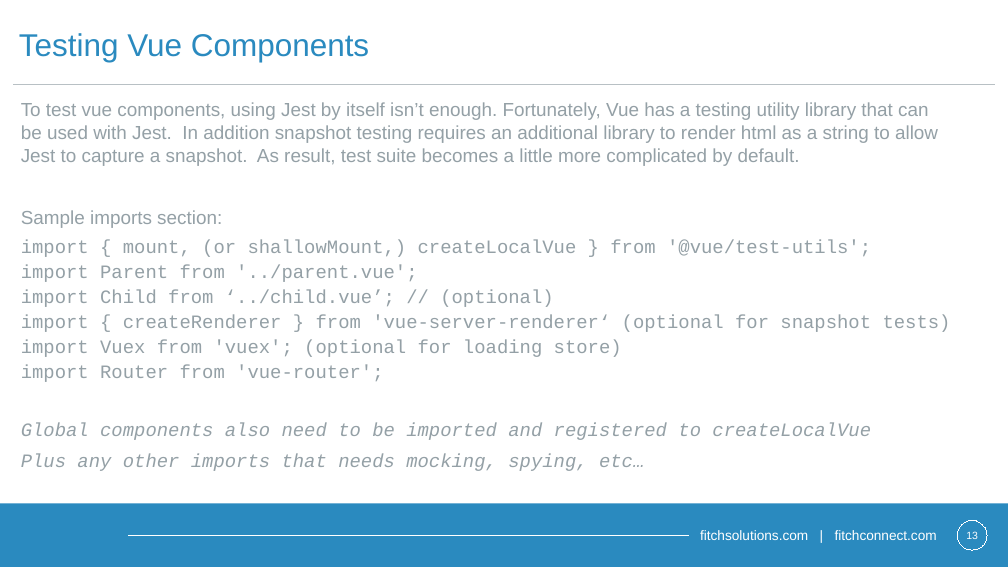
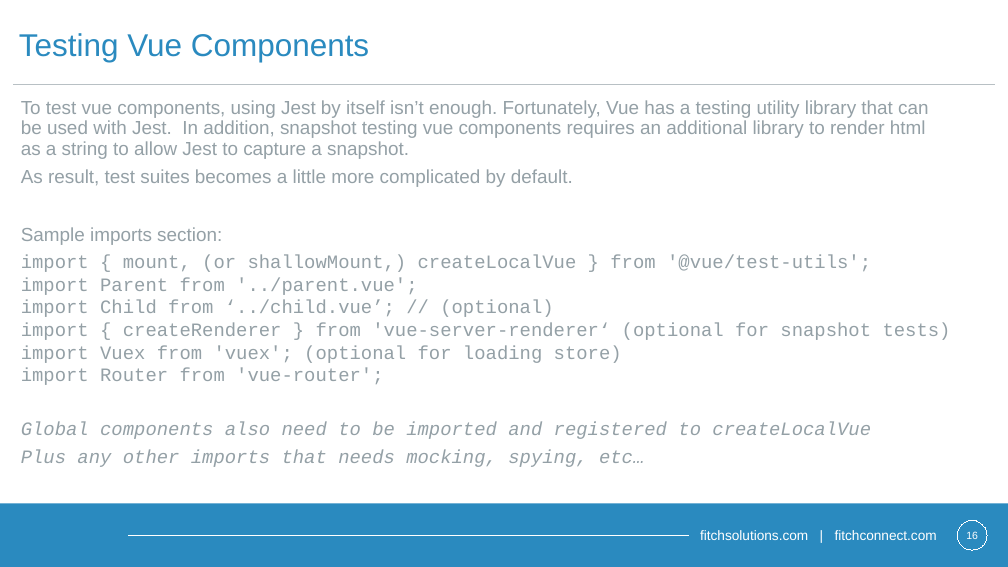
Before and after one commit to Contrapuntist/jesttutorial, a slide deck: slide 16 of presentation/unittestingintro.pptx (slide 13 before the commit). Drawn at 1008x567 pixels with LibreOffice and Linux fonts; fonts in the diff are those of the drawing; background and template pictures are left out. Boxes give left, top, right and bottom in pixels: in the first picture for what was removed or moved away, otherwise in the second. Text is boxed around its words. In the diff, an @@ line names an element or a change of style, - is before the commit and + after.

```diff
--- a/presentation/unittestingintro.pptx
+++ b/presentation/unittestingintro.pptx
@@ text at (x1=21, y1=100, x2=928, y2=187): text changed @@
-To test vue components, using Jest by itself isn’t enough. Fortunately, Vue has a testing utility library that can be used with Jest. In addition snapshot testing requires an additional library to render html as a string to allow Jest to capture a snapshot. As result, test suite becomes a little more complicated by default.
+To test vue components, using Jest by itself isn’t enough. Fortunately, Vue has a testing utility library that can be used with Jest. In addition, snapshot testing vue components requires an additional library to render html as a string to allow Jest to capture a snapshot.
+As result, test suites becomes a little more complicated by default.
@@ text at (x1=21, y1=227, x2=951, y2=467): line spacing 1 to 0.9; line spacing 1.1 to 1 @@
```
Also in this commit, not shown: 13 other slides changed, 3 slides added, 23 slides removed, 9 other files.
